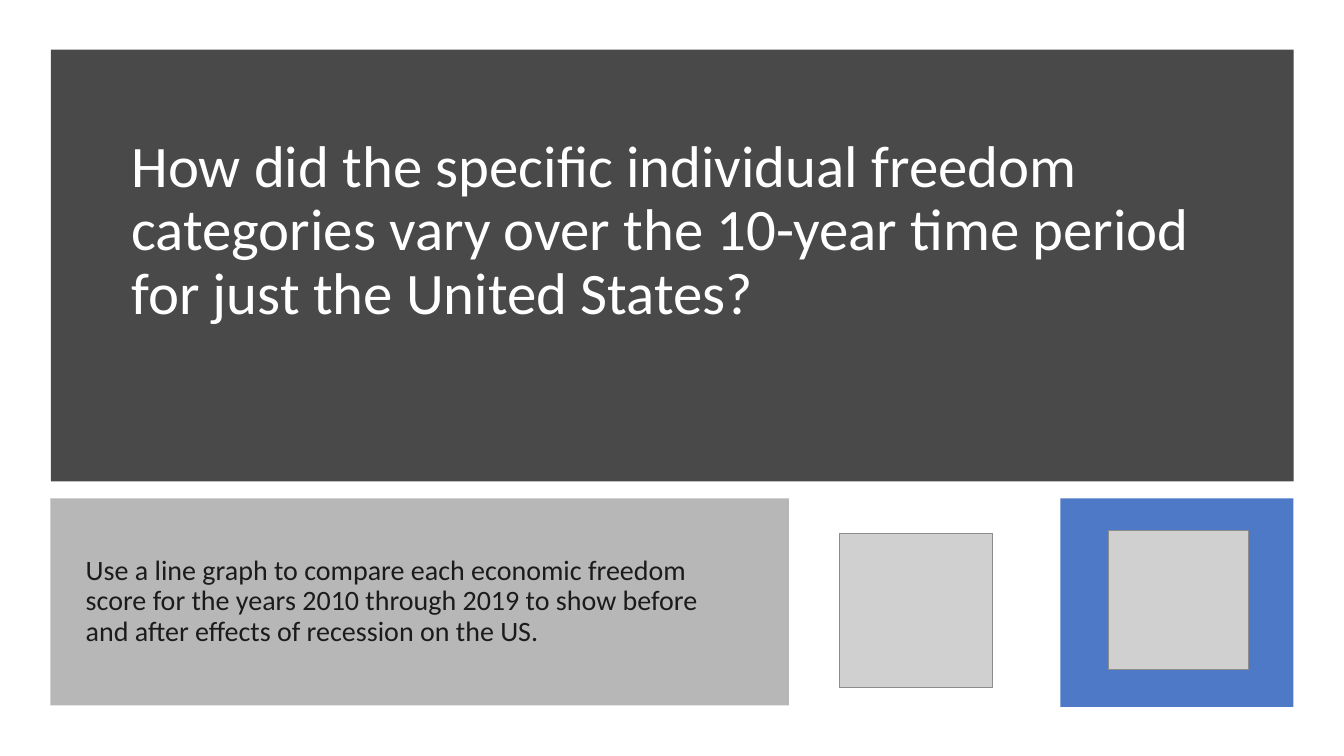
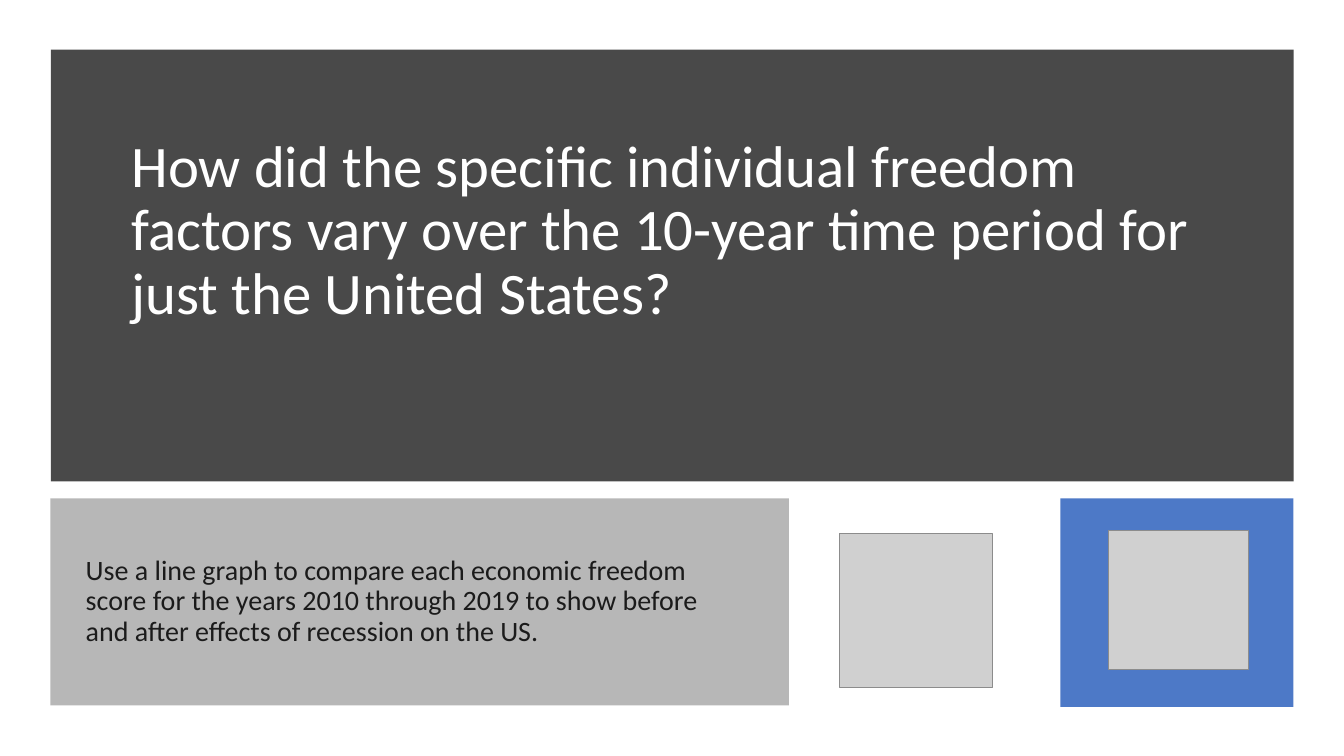
Before and after one commit to nicole1286/Project1, a slide deck: slide 19 of Freedom Riders Combined.pptx (slide 18 before the commit). Drawn at 1344x756 pixels with LibreOffice and Linux fonts; fonts in the diff are those of the drawing; grey boxes stand for pictures. Boxes give left, top, right and bottom in pixels: in the first picture for what was removed or moved away, otherwise in the second. Text is boxed around its words. In the diff, an @@ line names an element or a change of style, - is before the commit and + after.

```diff
--- a/Freedom Riders Combined.pptx
+++ b/Freedom Riders Combined.pptx
@@ title at (131, 146, 1188, 324): text changed @@
-How did the specific individual freedom categories vary over the 10-year time period for just the United States?
+How did the specific individual freedom factors vary over the 10-year time period for just the United States?
```
Also in this commit, not shown: 4 other slides changed, 1 slide added, 2 other files.
